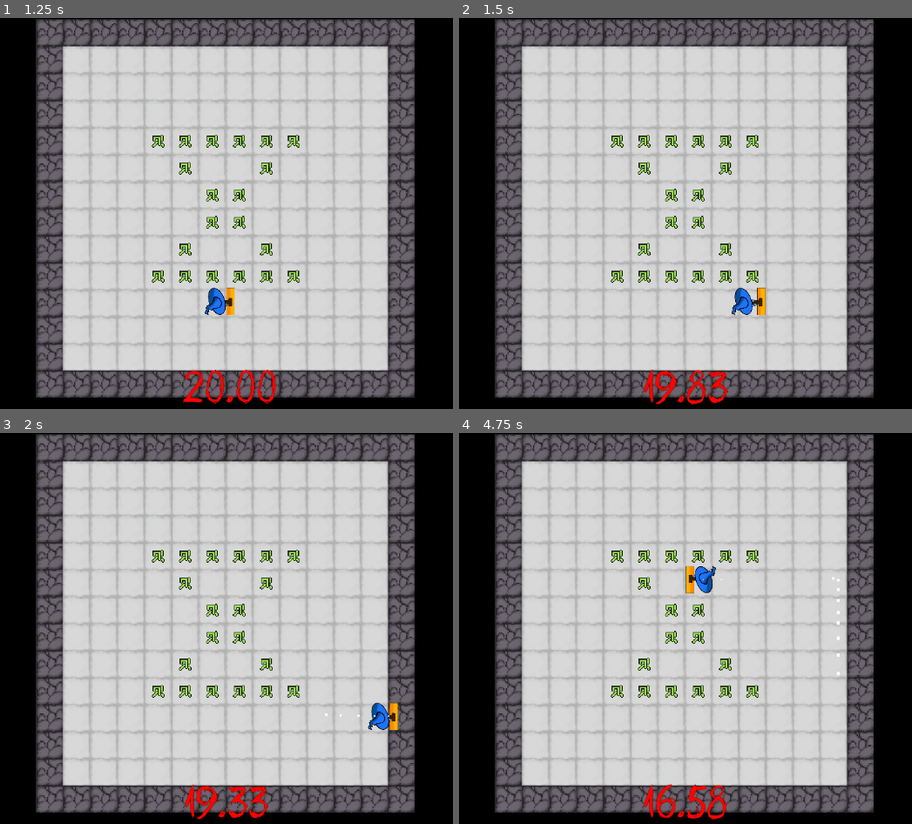
Above: before the commit, frames 1-4 (two rows, left to right).
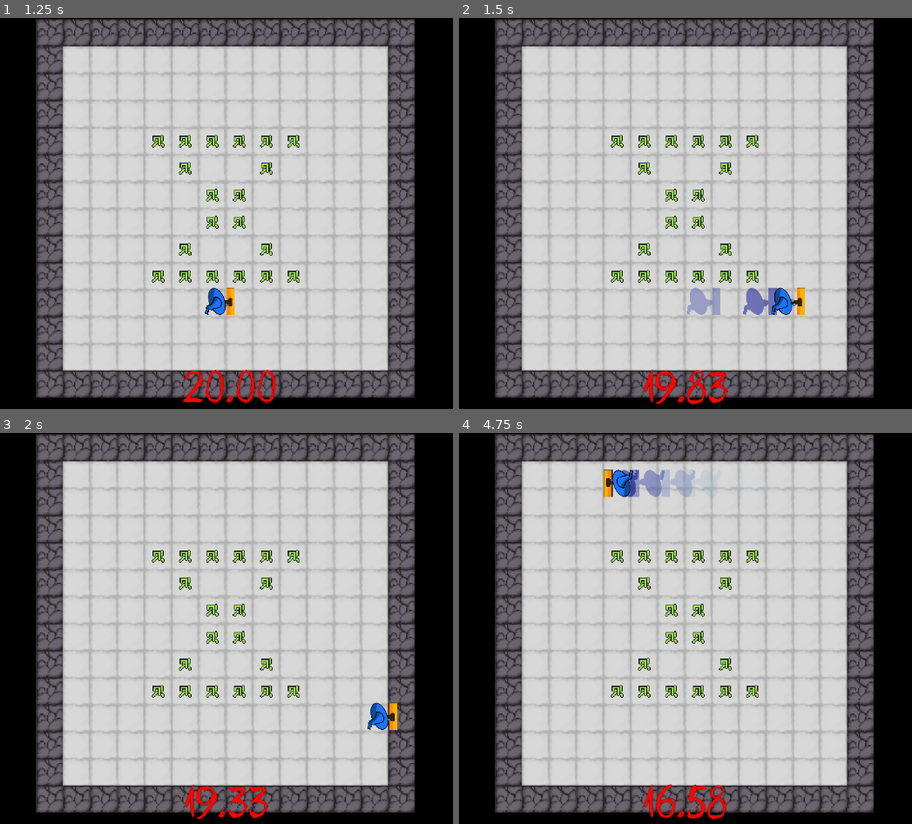
Above: after the commit, the same moments.

Repository: OwlyCode/LD55
Game: Godot game, scene res://Menu.tscn
Same seed, same stepped clock (60 frames per second), same inputs: the game is played once before the commit and once after it.
Inputs:
- Up to frame 1 (1.25 s): click "T Start T" at 0.5 s
- Up to frame 2 (1.5 s): tap Enter at 1.25 s; hold D (right) from 1.28 s (still down); tap Space (dash) at 1.35 s
- Up to frame 3 (2 s): keep holding D (right)
- Up to frame 4 (4.75 s): release D (right) at 2.03 s; hold S (down) 2.03-2.78 s; tap Space (dash) every 0.75 s from 2.1 to 4.35 s; hold D (right) 2.78-3.53 s; hold W (up) 3.53-4.28 s; hold A (left) from 4.28 s (still down)

Frame 1 is identical in both runs. In frame 2, 1.3% of the frame differs, in the area x 50-77%, y 68-76%; in frame 3, 0.2%; in frame 4, 1.6%, in the area x 31-85%, y 9-62%.

Commit message:
Added dash shade

Diff:
--- a/Hero.gd
+++ b/Hero.gd
@@ -1,15 +1,33 @@
 extends CharacterBody2D
+
+var Shadow = preload ("res://Shadow.tscn")
+
+const SHADOW_DELAY = 0.05
+
+var shadow_delay_current = SHADOW_DELAY;
 
 func _process(delta):
 	if Input.is_action_just_pressed("dash")&&dash_status not in [DashStatus.DASHING, DashStatus.DASH_EXIT]:
 		dash_asked = true
 
-	$DriftSmoke.emitting = dash_status == DashStatus.DRIFTING and (last_position.distance_to(position) > 5.0 * delta)
+	# $DriftSmoke.emitting = dash_status == DashStatus.DRIFTING and (last_position.distance_to(position) > 5.0 * delta)
+
+	shadow_delay_current -= delta
+
+	if dash_status in [DashStatus.DASHING, DashStatus.DASH_EXIT, DashStatus.DRIFTING] and (last_position.distance_to(position) > 5.0 * delta):
+		if shadow_delay_current < 0:
+			shadow_delay_current = SHADOW_DELAY
+			var shadow = Shadow.instantiate()
+			shadow.rotation = rotation
+			shadow.position = position
+			get_node("/root/Game").add_child(shadow)
+
+	#$DashParticles.process_material.set_shader_parameter("emission_angle", rotation_degrees)
 
 	last_position = position
 
 	if velocity:
-		look_at(transform.origin + direction)
+		look_at(transform.origin + velocity)
 		$AnimatedSprite2D.play("move")
 	else:
 		$AnimatedSprite2D.play("idle")
@@ -27,16 +45,16 @@
 
 var last_position = Vector2.ZERO
 
-const MOVE_SPEED = 10000 * 0.8
-const DASH_SPEED = 10000 * 4.0;
+const MOVE_SPEED = 10000 * 1.6
+const DASH_SPEED = 10000 * 6.0;
 const DRIFT_INITIAL_SPEED = DASH_SPEED / 3.0;
 
-const DASH_TIME = 0.10;
+const DASH_TIME = 0.1;
 const DASH_EXIT_TIME = 0.05;
-const DRIFTING_TIME = 0.5;
+const DRIFTING_TIME = 0.25;
 
-const SNAP_DISTANCE = 16.0
-const SNAP_ANGLE = 40.0
+const SNAP_DISTANCE = 32.0
+const SNAP_ANGLE = 20.0
 
 var dashing_time = 0.0
 var dash_exit_time = 0.0
@@ -115,9 +133,10 @@
 			var deg_angle = rad_to_deg(angle)
 
 			if abs(deg_angle) < SNAP_ANGLE:
-				velocity = velocity.rotated( - angle * 0.15)
-				direction = direction.rotated( - angle * 0.15)
-				drift = drift.rotated( - angle * 0.15)
+				velocity = velocity.rotated( - angle * 0.1)
+				direction = direction.rotated( - angle * 0.1)
+				drift = drift.rotated( - angle * 0.1)
+				print(["SNAP", deg_angle, direction])
 
 	move_and_slide()
 
--- /dev/null
+++ b/Shadow.gd
@@ -0,0 +1,21 @@
+extends Node2D
+
+var MAX_LIFETIME = 0.3;
+var lifetime = MAX_LIFETIME
+
+var start_color = Color.DARK_BLUE;
+var end_color = Color.LIGHT_BLUE;
+
+# Called when the node enters the scene tree for the first time.
+func _ready():
+	start_color.a = 0.6;
+	end_color.a = 0.0;
+
+# Called every frame. 'delta' is the elapsed time since the previous frame.
+func _process(delta):
+	lifetime -= delta
+
+	modulate = start_color.lerp(end_color, 1.0 - lifetime / MAX_LIFETIME)
+
+	if lifetime < 0:
+		queue_free()
--- a/game.tscn
+++ b/game.tscn
@@ -33,8 +33,8 @@
 "speed": 5.0
 }]
 
-[sub_resource type="CircleShape2D" id="CircleShape2D_0cmyx"]
-radius = 8.0
+[sub_resource type="CapsuleShape2D" id="CapsuleShape2D_c71xf"]
+height = 24.0
 
 [sub_resource type="RectangleShape2D" id="RectangleShape2D_8bcqp"]
 size = Vector2(10, 32)
@@ -42,6 +42,10 @@
 [sub_resource type="Curve" id="Curve_dygca"]
 _data = [Vector2(0.119298, 0.287821), 0.0, 1.97023, 0, 0, Vector2(1, 0.983565), 0.0, 0.0, 0, 0]
 point_count = 2
+
+[sub_resource type="Gradient" id="Gradient_cr6px"]
+offsets = PackedFloat32Array(0, 0.768889, 1)
+colors = PackedColorArray(0.390625, 0.375296, 0.34582, 1, 0.229167, 0.229167, 0.229167, 1, 0, 0, 0, 0)
 
 [sub_resource type="StyleBoxFlat" id="StyleBoxFlat_4i0eo"]
 bg_color = Color(0, 0.486275, 0.6, 0.658824)
@@ -129,9 +133,10 @@
 [node name="AudioListener2D" type="AudioListener2D" parent="."]
 
 [node name="Hero" type="CharacterBody2D" parent="." groups=["hero"]]
-z_index = 1
+z_index = 5
 position = Vector2(209, 238)
 motion_mode = 1
+safe_margin = 1.0
 script = ExtResource("3_ra3nm")
 
 [node name="AnimatedSprite2D" type="AnimatedSprite2D" parent="Hero"]
@@ -141,8 +146,8 @@
 animation = &"move"
 
 [node name="CollisionShape2D" type="CollisionShape2D" parent="Hero"]
-position = Vector2(-9, 2)
-shape = SubResource("CircleShape2D_0cmyx")
+position = Vector2(-10, 0)
+shape = SubResource("CapsuleShape2D_c71xf")
 
 [node name="CleanerDetection" type="Area2D" parent="Hero"]
 collision_layer = 2
@@ -160,16 +165,21 @@
 scale_amount_max = 4.0
 scale_amount_curve = SubResource("Curve_dygca")
 
-[node name="DashParticles" type="CPUParticles2D" parent="Hero"]
-rotation = -3.11911
-emitting = false
-amount = 20
-emission_shape = 3
-emission_rect_extents = Vector2(1, 10)
-spread = 12.16
+[node name="DashParticles2" type="CPUParticles2D" parent="Hero"]
+visible = false
+position = Vector2(-19, 0)
+amount = 3
+lifetime = 0.3
+randomness = 1.0
+texture = ExtResource("5_0ytsv")
+spread = 0.0
 gravity = Vector2(0, 0)
-initial_velocity_min = 50.0
-initial_velocity_max = 50.0
+angle_min = -90.0
+angle_max = -90.0
+scale_amount_min = 0.1
+scale_amount_max = 0.1
+color = Color(1, 0.839216, 0.6, 1)
+color_ramp = SubResource("Gradient_cr6px")
 
 [node name="UI" type="CanvasLayer" parent="."]
 
--- a/levels/level_01.tscn
+++ b/levels/level_01.tscn
@@ -24,6 +24,12 @@
 [sub_resource type="Curve2D" id="Curve2D_v7wor"]
 _data = {
 "points": PackedVector2Array(0, 0, 0, 0, 520.787, -29.1783, 0, 0, 0, 0, 275.588, -26.8091)
+}
+point_count = 2
+
+[sub_resource type="Curve2D" id="Curve2D_edyy6"]
+_data = {
+"points": PackedVector2Array(0, 0, 0, 0, 617.941, 503.897, 0, 0, 0, 0, 158.386, 503.897)
 }
 point_count = 2
 
@@ -62,3 +68,8 @@
 position = Vector2(161.294, 316.316)
 scale = Vector2(0.648453, 0.422079)
 curve = SubResource("Curve2D_v7wor")
+
+[node name="Path2D8" type="Path2D" parent="." groups=["snapping"]]
+position = Vector2(161.294, 316.316)
+scale = Vector2(0.648453, 0.422079)
+curve = SubResource("Curve2D_edyy6")
--- /dev/null
+++ b/shadow.tscn
@@ -0,0 +1,15 @@
+[gd_scene load_steps=3 format=3 uid="uid://cmo7ey5hfwp2w"]
+
+[ext_resource type="Texture2D" uid="uid://djeciolim5g1e" path="res://assets/hero/shade.png" id="2_61uoy"]
+[ext_resource type="Script" path="res://Shadow.gd" id="2_jsrwf"]
+
+[node name="Shadow" type="Node2D"]
+z_index = 2
+position = Vector2(276, 390)
+scale = Vector2(0.1, 0.1)
+script = ExtResource("2_jsrwf")
+
+[node name="Sprite2D" type="Sprite2D" parent="."]
+z_index = 1
+rotation = 1.5708
+texture = ExtResource("2_61uoy")
Binary file added: assets/hero/shade.png
Not shown, added: assets/hero/shade.png.import
Not shown, added: export_presets.cfg
Not shown: 1 places in game.tscn that only renumber resources
Not shown: 1 places in levels/level_01.tscn that only renumber resources
